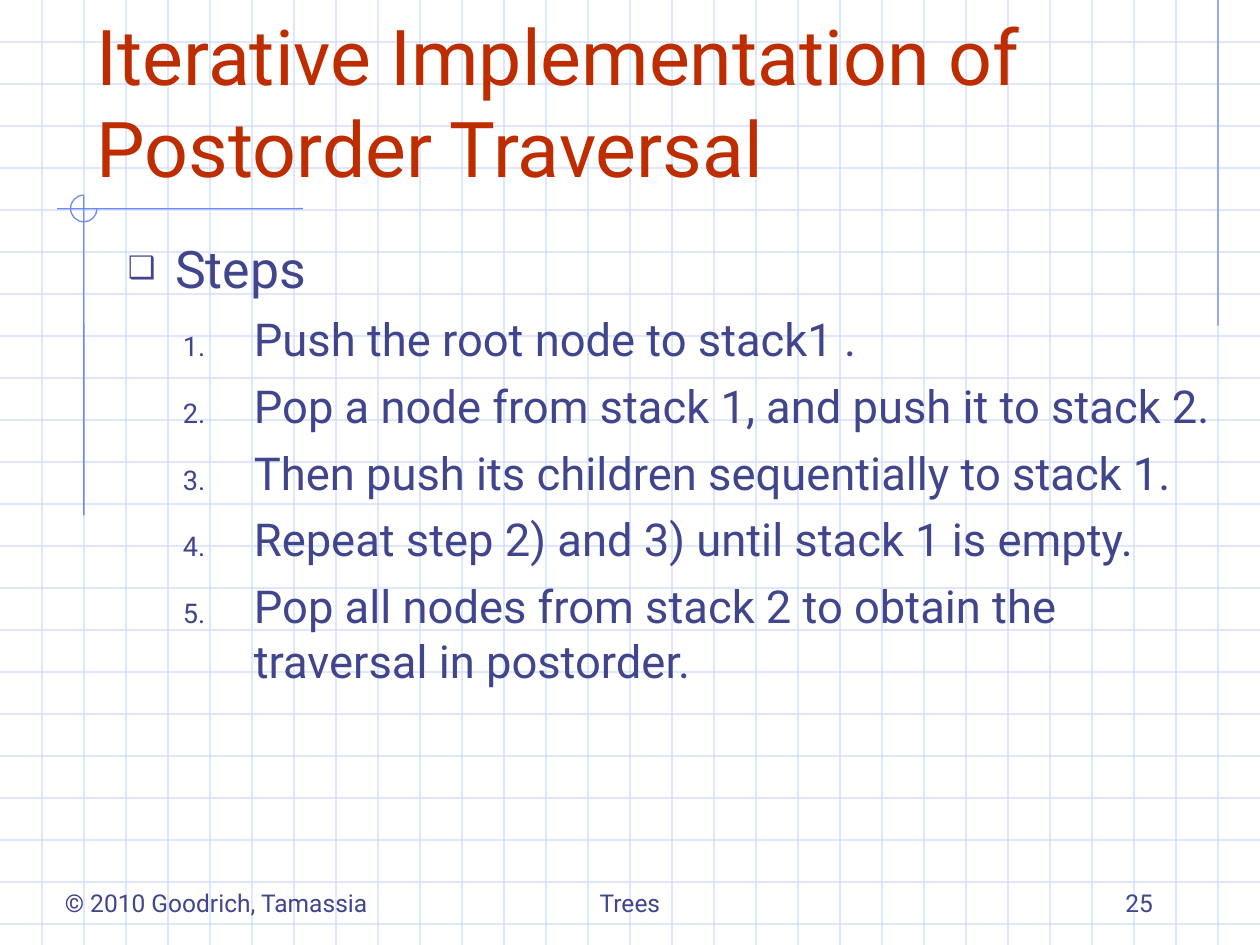
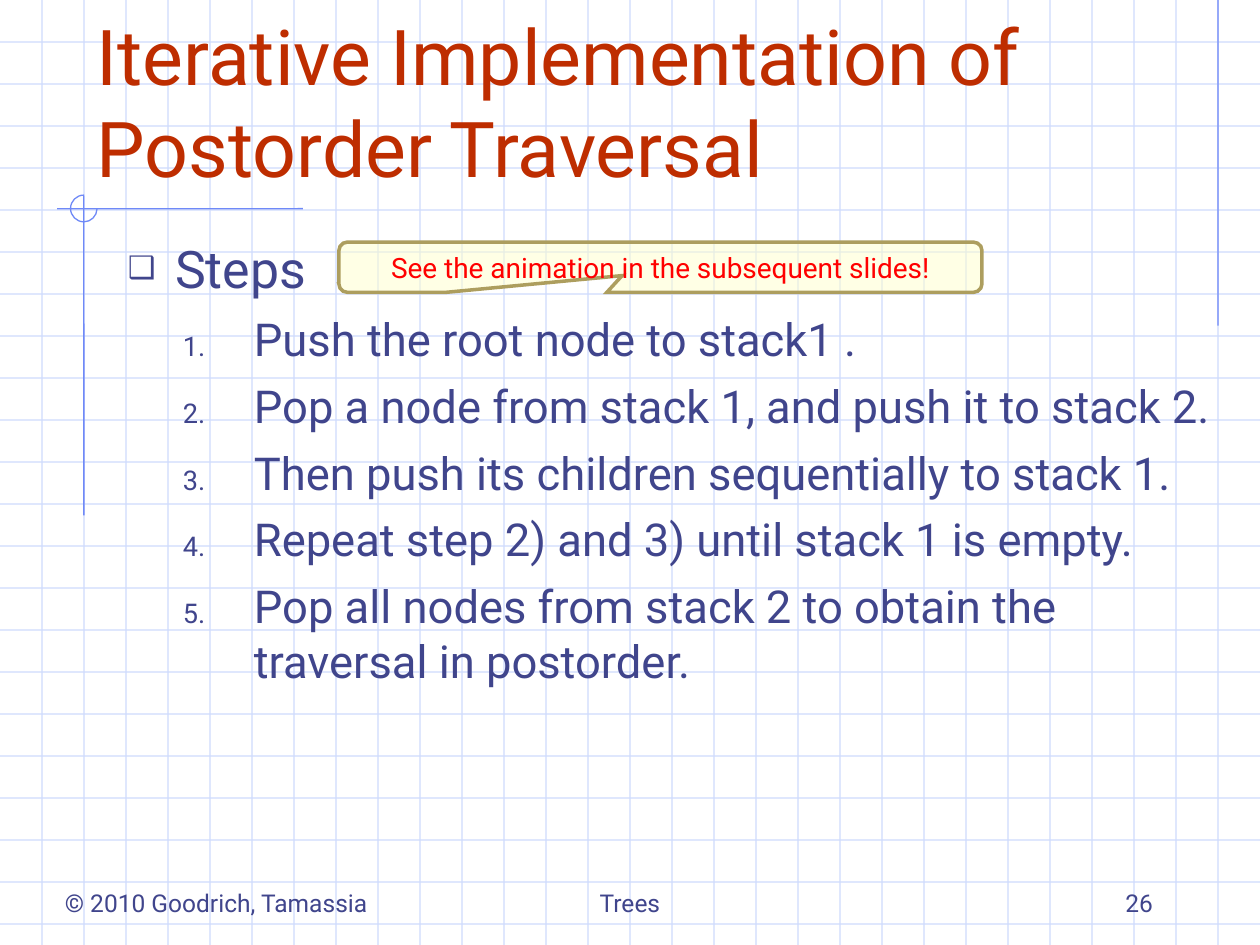
Before and after one commit to ShihKaiHo/DSA, a slide deck: slide 26 of 7.1&2-generalTrees.ppt (slide 25 before the commit). Drawn at 1260x945 pixels with LibreOffice and Linux fonts; fonts in the diff are those of the drawing; background and template pictures are left out. Boxes give left, top, right and bottom in pixels: in the first picture for what was removed or moved away, otherwise in the second. Text is boxed around its words. In the diff, an @@ line names an element or a change of style, - is before the commit and + after.

```diff
--- a/7.1&2-generalTrees.ppt
+++ b/7.1&2-generalTrees.ppt
@@ rounded speech box added at bbox=[339, 242, 982, 292], fill #FFFFCC at 50% opacity, outline #AD9E5E 2.01 pt, 16 pt, text #FF0000 @@
+See the animation in the subsequent slides!
@@ page number at bbox=[1125, 894, 1153, 913]: text changed @@
-25
+26
```
Also in this commit, not shown: 9 other slides changed, 1 slide added, 15 other files.
